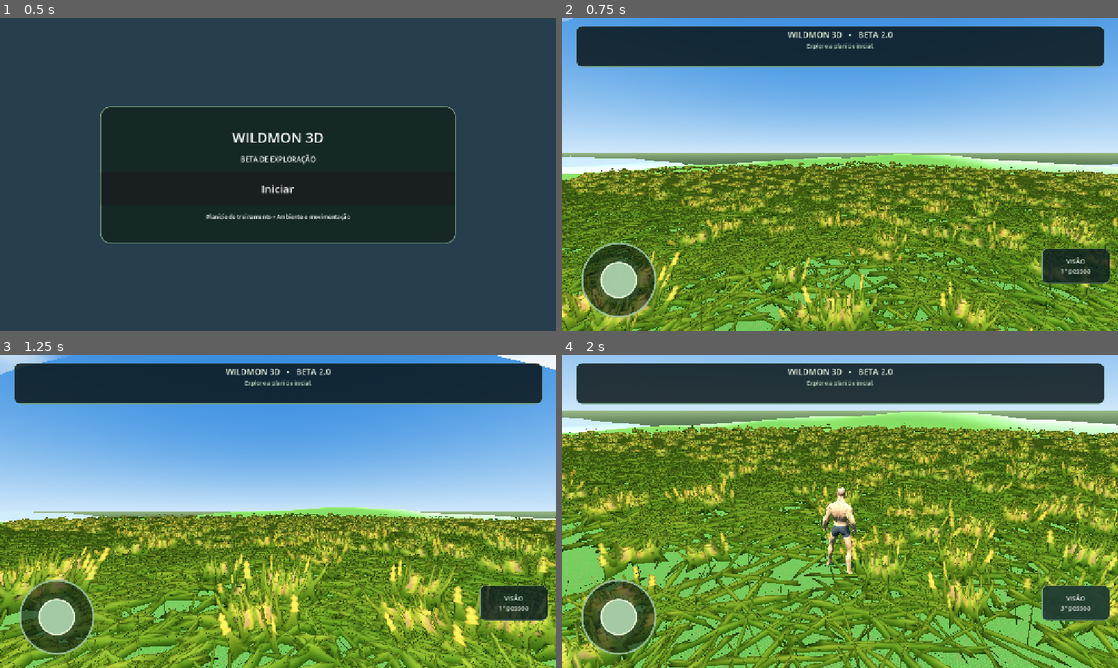
Above: before the commit, frames 1-4 (two rows, left to right).
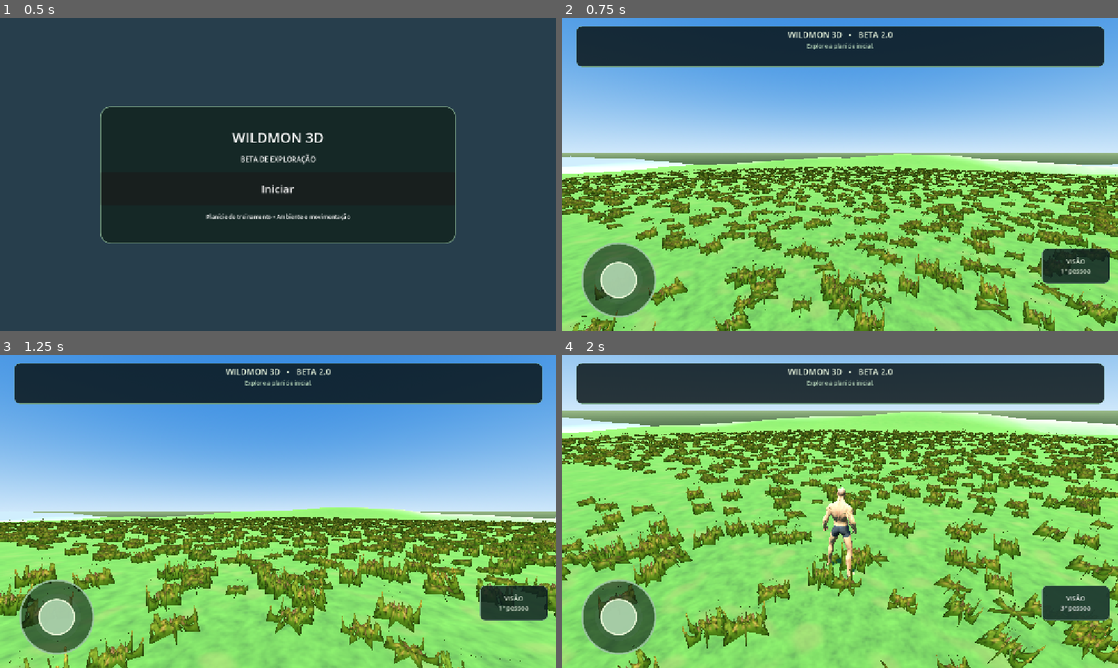
Above: after the commit, the same moments.

Repository: ealvim07-gif/wildmon-3d
Game: Godot game, scene res://scenes/main.tscn
Two runs of this game, one before a commit and one after it. Both use one fixed random seed, a clock stepped at 60 frames per second and the inputs below.
Inputs:
- Up to frame 1 (0.5 s): no input
- Up to frame 2 (0.75 s): click "Iniciar" at 0.5 s
- Up to frame 3 (1.25 s): no input
- Up to frame 4 (2 s): click "VISÃO 1ª pessoa" at 1.25 s

Frame 1 is identical in both runs. In frame 2, 43% of the frame differs, in the area x 0-100%, y 0-100%; in frame 3, 41%; in frame 4, 63%, in the area x 0-100%, y 21-100%.

Commit message:
Add files via upload

Diff:
--- a/scripts/world_terrain.gd
+++ b/scripts/world_terrain.gd
@@ -1,5 +1,5 @@
 extends Node3D
-# Terreno estilizado com tapete de grama baixa/rasteira 3D, capim florido, lago e neblina para Android.
+# Terreno estilizado com relva 3D fina, lago turquesa visivel e neblina suave para Android.
 const DEBUG_TERRAIN_UNSHADED := false
 const CHUNK_SIZE := 32.0
 const CHUNKS := 8
@@ -9,51 +9,38 @@
 const LAKE_CENTER := Vector2(112.0, 0.0)
 const LAKE_RADIUS := 19.0
 const TEXTURE_SIZE := 256
-const TEXTURE_REPEAT_M := 1.4
-
-# --- Camada 1: Capim alto e florido (destaque visual) ---
-const TALL_GRASS_COUNT := 3400
-const TALL_GRASS_RADIUS := 52.0
-
-# --- Camada 2: Grama baixa e rasteira (cobre 100% do chao e elimina a "chapa verde") ---
-const LOW_GRASS_COUNT := 11500
-const LOW_GRASS_RADIUS := 42.0
+const TEXTURE_REPEAT_M := 6.0
+
+# --- Configuracao da Grama 3D (folhas finas e delicadas) ---
+const GRASS_COUNT := 7500
+const GRASS_RADIUS := 48.0
 const GRASS_UPDATE_STEP := 5.0
 
 # --- Neblina Atmosferica ---
 const HORIZON_FOG_COLOR := Color(0.69, 0.86, 0.98)
-const FOG_START_M := 56.0
-const FOG_END_M := 116.0
-
-# --- Paleta natural de relva rasteira (sem chapa lisa) ---
-const SOIL_DARK := Color(0.18, 0.24, 0.11)
-const MOSS_BASE := Color(0.24, 0.36, 0.14)
-const GRASS_OLIVE := Color(0.34, 0.48, 0.18)
-const GRASS_FRESH := Color(0.45, 0.60, 0.22)
-const DRY_EARTH := Color(0.42, 0.37, 0.21)
-const TINT_LOW := Color(0.84, 0.90, 0.74)
-const TINT_HIGH := Color(1.00, 0.96, 0.82)
-const GROUND_TINT := Color(0.92, 0.95, 0.86)
+const FOG_START_M := 58.0
+const FOG_END_M := 118.0
+
+# --- Paleta natural do solo (suave e sem grade) ---
+const SOIL_DARK := Color(0.24, 0.34, 0.16)
+const MOSS_BASE := Color(0.31, 0.44, 0.19)
+const GRASS_OLIVE := Color(0.39, 0.54, 0.23)
+const DRY_EARTH := Color(0.50, 0.45, 0.27)
+const TINT_LOW := Color(0.86, 0.92, 0.78)
+const TINT_HIGH := Color(0.98, 0.96, 0.84)
+const GROUND_TINT := Color(0.92, 0.94, 0.88)
 
 var height_noise := FastNoiseLite.new()
 var lake_noise := FastNoiseLite.new()
 var tint_noise := FastNoiseLite.new()
 var ground_albedo_tex: Texture2D
-var ground_normal_tex: Texture2D
-
-var _tall_mm: MultiMesh
-var _low_mm: MultiMesh
+
+var _grass_mm: MultiMesh
 var _last_grass_center := Vector2(99999.0, 99999.0)
-
-var _tall_offsets: PackedVector3Array
-var _tall_scales: PackedVector2Array
-var _tall_rotations: PackedFloat32Array
-var _tall_colors: PackedColorArray
-
-var _low_offsets: PackedVector3Array
-var _low_scales: PackedVector2Array
-var _low_rotations: PackedFloat32Array
-var _low_colors: PackedColorArray
+var _grass_offsets: PackedVector3Array
+var _grass_scales: PackedVector2Array
+var _grass_rotations: PackedFloat32Array
+var _grass_colors: PackedColorArray
 
 func _make_marker_rock(position_x: float, position_z: float, size: Vector3) -> void:
 	var rock := MeshInstance3D.new()
@@ -86,9 +73,9 @@
 	tint_noise.noise_type = FastNoiseLite.TYPE_SIMPLEX
 	tint_noise.fractal_octaves = 2
 
-	_build_ground_textures()
+	_build_ground_texture()
 	_build_chunks()
-	_init_dynamic_grass_layers()
+	_init_dynamic_grass()
 	_update_grass_around(Vector2.ZERO)
 	_build_lake()
 	_build_clouds()
@@ -137,116 +124,42 @@
 	img.convert(Image.FORMAT_L8)
 	return img.get_data()
 
-func _build_ground_textures() -> void:
-	# Gera textura densa de relva rasteira + Normal Map para dar relevo real entre os talos
+func _build_ground_texture() -> void:
+	# Textura organica suave sem padrao quadriculado
 	var size := TEXTURE_SIZE
 	var total := size * size
-	var broad := _seamless_layer(418, 0.025, 2)
-	var fine := _seamless_layer(991, 0.35, 3)
+	var broad := _seamless_layer(418, 0.018, 2)
+	var mid := _seamless_layer(733, 0.055, 3)
+	var fine := _seamless_layer(991, 0.18, 2)
 
 	var albedo_bytes := PackedByteArray()
 	albedo_bytes.resize(total * 4)
-	var heights := PackedFloat32Array()
-	heights.resize(total)
-
-	var inv := TAU / float(size)
-	for y in range(size):
-		var fy := float(y) * inv
-		for x in range(size):
-			var fx := float(x) * inv
-			var i := y * size + x
-			var b := float(broad[i]) / 255.0 if broad.size() == total else 0.5
-			var f := float(fine[i]) / 255.0 if fine.size() == total else 0.5
-
-			# Micro-laminas de grama rasteira em alta frequencia
-			var micro_a := sin(fx * 34.0 + fy * 11.0 + f * 4.5) * 0.5 + 0.5
-			var micro_b := cos(fx * 15.0 - fy * 31.0 - f * 3.8) * 0.5 + 0.5
-			var h_val := clampf(micro_a * 0.45 + micro_b * 0.35 + f * 0.20, 0.0, 1.0)
-			heights[i] = h_val
-
-			var col: Color
-			if h_val < 0.32:
-				col = SOIL_DARK.lerp(MOSS_BASE, h_val / 0.32)
-			elif h_val < 0.72:
-				col = MOSS_BASE.lerp(GRASS_OLIVE, (h_val - 0.32) / 0.40)
-			else:
-				col = GRASS_OLIVE.lerp(GRASS_FRESH, (h_val - 0.72) / 0.28)
-			col = col.lerp(DRY_EARTH, smoothstep(0.65, 0.92, b) * 0.42)
-
-			var j := i * 4
-			albedo_bytes[j] = int(col.r * 255.0)
-			albedo_bytes[j + 1] = int(col.g * 255.0)
-			albedo_bytes[j + 2] = int(col.b * 255.0)
-			albedo_bytes[j + 3] = 255
+
+	for i in range(total):
+		var b := float(broad[i]) / 255.0 if broad.size() == total else 0.5
+		var m := float(mid[i]) / 255.0 if mid.size() == total else 0.5
+		var f := float(fine[i]) / 255.0 if fine.size() == total else 0.5
+		var h_val := clampf(m * 0.58 + f * 0.27 + b * 0.15, 0.0, 1.0)
+
+		var col: Color
+		if h_val < 0.35:
+			col = SOIL_DARK.lerp(MOSS_BASE, h_val / 0.35)
+		else:
+			col = MOSS_BASE.lerp(GRASS_OLIVE, (h_val - 0.35) / 0.65)
+		col = col.lerp(DRY_EARTH, smoothstep(0.62, 0.90, b) * 0.45)
+
+		var j := i * 4
+		albedo_bytes[j] = int(col.r * 255.0)
+		albedo_bytes[j + 1] = int(col.g * 255.0)
+		albedo_bytes[j + 2] = int(col.b * 255.0)
+		albedo_bytes[j + 3] = 255
 
 	var albedo_img := Image.create_from_data(size, size, false, Image.FORMAT_RGBA8, albedo_bytes)
 	albedo_img.generate_mipmaps()
 	ground_albedo_tex = ImageTexture.create_from_image(albedo_img)
 
-	# Normal map a partir da altura das micro-folhas
-	var norm_bytes := PackedByteArray()
-	norm_bytes.resize(total * 4)
-	for y in range(size):
-		var ym := (y - 1 + size) % size
-		var yp := (y + 1) % size
-		for x in range(size):
-			var xm := (x - 1 + size) % size
-			var xp := (x + 1) % size
-			var dx := (heights[y * size + xp] - heights[y * size + xm]) * 2.4
-			var dy := (heights[yp * size + x] - heights[ym * size + x]) * 2.4
-			var n := Vector3(-dx, -dy, 1.0).normalized()
-			var j := (y * size + x) * 4
-			norm_bytes[j] = int((n.x * 0.5 + 0.5) * 255.0)
-			norm_bytes[j + 1] = int((n.y * 0.5 + 0.5) * 255.0)
-			norm_bytes[j + 2] = int((n.z * 0.5 + 0.5) * 255.0)
-			norm_bytes[j + 3] = 255
-
-	var norm_img := Image.create_from_data(size, size, false, Image.FORMAT_RGBA8, norm_bytes)
-	norm_img.generate_mipmaps()
-	ground_normal_tex = ImageTexture.create_from_image(norm_img)
-
-func _make_low_grass_texture() -> ImageTexture:
-	# Tufo baixo, largo e cheio de folhinhas abertas para cobrir o solo como tapete natural
-	var w := 128
-	var h := 96
-	var img := Image.create(w, h, false, Image.FORMAT_RGBA8)
-	img.fill(Color(0, 0, 0, 0))
-
-	var rng := RandomNumberGenerator.new()
-	rng.seed = 445566
-
-	for b in range(42):
-		var base_x := rng.randf_range(12.0, float(w - 12))
-		var spread := rng.randf_range(-34.0, 34.0)
-		var tip_x := clampf(base_x + spread, 4.0, float(w - 4))
-		var blade_h := rng.randf_range(34.0, 82.0)
-		var base_w := rng.randf_range(4.5, 8.0)
-
-		var col_base := Color(0.24, 0.38, 0.14).lerp(Color(0.32, 0.48, 0.18), rng.randf())
-		var col_tip := Color(0.46, 0.64, 0.24).lerp(Color(0.62, 0.76, 0.30), rng.randf())
-
-		var steps := int(blade_h)
-		for s in range(steps):
-			var t := float(s) / maxf(1.0, blade_h)
-			var y := h - 1 - s
-			if y < 0:
-				break
-			# Folhas rasteiras arqueadas para fora
-			var arch := pow(t, 1.35)
-			var cx := lerpf(base_x, tip_x, arch)
-			var half_w := maxf(1.1, base_w * (1.0 - t * 0.82))
-			var c := col_base.lerp(col_tip, t)
-
-			var x0 := clampi(int(cx - half_w), 0, w - 1)
-			var x1 := clampi(int(cx + half_w), 0, w - 1)
-			for px in range(x0, x1 + 1):
-				img.set_pixel(px, y, Color(c.r, c.g, c.b, 1.0))
-
-	img.generate_mipmaps()
-	return ImageTexture.create_from_image(img)
-
-func _make_tall_grass_texture() -> ImageTexture:
-	# Capim alto com espigas floridas amarelas e rosadas
+func _make_fine_grass_texture() -> ImageTexture:
+	# Folhas finas, delicadas e verticais (sem faixas grossas deitadas)
 	var w := 128
 	var h := 128
 	var img := Image.create(w, h, false, Image.FORMAT_RGBA8)
@@ -255,17 +168,17 @@
 	var rng := RandomNumberGenerator.new()
 	rng.seed = 90210
 
-	for b in range(24):
+	for b in range(34):
 		var base_x := rng.randf_range(16.0, float(w - 16))
-		var tip_x := base_x + rng.randf_range(-24.0, 24.0)
-		var blade_h := rng.randf_range(56.0, 118.0)
-		var base_w := rng.randf_range(4.0, 6.8)
-		var has_flower := rng.randf() < 0.38
+		var tip_x := base_x + rng.randf_range(-14.0, 14.0)
+		var blade_h := rng.randf_range(44.0, 112.0)
+		var base_w := rng.randf_range(1.6, 3.0)
+		var has_flower := rng.randf() < 0.24
 		var is_pink_flower := rng.randf() < 0.45
 
-		var col_base := Color(0.28, 0.42, 0.18).lerp(Color(0.36, 0.52, 0.22), rng.randf())
-		var col_tip := Color(0.56, 0.72, 0.28).lerp(Color(0.76, 0.84, 0.36), rng.randf())
-		var flower_col := Color(0.92, 0.66, 0.64) if is_pink_flower else Color(0.98, 0.91, 0.44)
+		var col_base := Color(0.28, 0.44, 0.17).lerp(Color(0.36, 0.54, 0.21), rng.randf())
+		var col_tip := Color(0.54, 0.72, 0.28).lerp(Color(0.72, 0.82, 0.35), rng.randf())
+		var flower_col := Color(0.92, 0.66, 0.64) if is_pink_flower else Color(0.98, 0.90, 0.42)
 
 		var steps := int(blade_h)
 		for s in range(steps):
@@ -275,12 +188,12 @@
 				break
 			var curve := sin(t * PI * 0.5)
 			var cx := lerpf(base_x, tip_x, curve * curve)
-			var half_w := maxf(1.0, base_w * (1.0 - t * 0.84))
+			var half_w := maxf(0.5, base_w * (1.0 - t * 0.88))
 			var c := col_base.lerp(col_tip, t)
-			if has_flower and t > 0.58:
-				var bud := sin(t * 44.0) * 0.5 + 0.5
-				half_w += bud * 2.4
-				c = c.lerp(flower_col, 0.78 + bud * 0.22)
+			if has_flower and t > 0.66:
+				var bud := sin(t * 46.0) * 0.5 + 0.5
+				half_w += bud * 1.1
+				c = c.lerp(flower_col, 0.75 + bud * 0.25)
 
 			var x0 := clampi(int(cx - half_w), 0, w - 1)
 			var x1 := clampi(int(cx + half_w), 0, w - 1)
@@ -310,7 +223,8 @@
 		st.set_uv(Vector2(0.0, 0.0)); st.set_normal(Vector3.UP); st.add_vertex(p2)
 	return st.commit()
 
-func _make_grass_shader_material(tex: Texture2D, fade_start: float, fade_end: float, wind_amp: float) -> ShaderMaterial:
+func _init_dynamic_grass() -> void:
+	var tuft_mesh := _build_star_tuft_mesh(0.42, 1.0)
 	var mat := ShaderMaterial.new()
 	var shader := Shader.new()
 	shader.code = """
@@ -318,14 +232,11 @@
 render_mode cull_disabled, depth_draw_opaque, unshaded;
 
 uniform sampler2D grass_tex : source_color, filter_linear_mipmap;
-uniform float u_fade_start = 36.0;
-uniform float u_fade_end = 52.0;
-uniform float u_wind_amp = 0.14;
 
 void vertex() {
 	float sway_mask = 1.0 - UV.y;
 	vec3 world_pos = (MODEL_MATRIX * vec4(VERTEX, 1.0)).xyz;
-	float gust = sin(TIME * 1.9 + world_pos.x * 0.34 + world_pos.z * 0.28) * u_wind_amp;
+	float gust = sin(TIME * 1.9 + world_pos.x * 0.34 + world_pos.z * 0.28) * 0.12;
 	VERTEX.x += gust * sway_mask;
 	VERTEX.z += gust * 0.65 * sway_mask;
 }
@@ -336,133 +247,71 @@
 		discard;
 	}
 	float cam_dist = length(VERTEX);
-	float dist_fade = 1.0 - smoothstep(u_fade_start, u_fade_end, cam_dist);
+	float dist_fade = 1.0 - smoothstep(32.0, 47.0, cam_dist);
 	if (dist_fade < 0.05) {
 		discard;
 	}
 	float height_grad = clamp(1.0 - UV.y, 0.0, 1.0);
-	vec3 root_shade = vec3(0.56, 0.64, 0.42);
-	vec3 sun_lit = vec3(1.06, 1.05, 0.94);
+	vec3 root_shade = vec3(0.62, 0.70, 0.46);
+	vec3 sun_lit = vec3(1.04, 1.03, 0.94);
 	vec3 light_tint = mix(root_shade, sun_lit, smoothstep(0.0, 0.72, height_grad));
 	ALBEDO = tex.rgb * COLOR.rgb * light_tint;
 }
 """
 	mat.shader = shader
-	mat.set_shader_parameter("grass_tex", tex)
-	mat.set_shader_parameter("u_fade_start", fade_start)
-	mat.set_shader_parameter("u_fade_end", fade_end)
-	mat.set_shader_parameter("u_wind_amp", wind_amp)
-	return mat
-
-func _init_dynamic_grass_layers() -> void:
-	# 1. Camada Rasteira Densa (cobre toda a superficie do solo)
-	var low_mesh := _build_star_tuft_mesh(0.95, 1.0)
-	low_mesh.surface_set_material(0, _make_grass_shader_material(_make_low_grass_texture(), 26.0, LOW_GRASS_RADIUS, 0.05))
-
-	_low_mm = MultiMesh.new()
-	_low_mm.transform_format = MultiMesh.TRANSFORM_3D
-	_low_mm.use_colors = true
-	_low_mm.mesh = low_mesh
-	_low_mm.instance_count = LOW_GRASS_COUNT
-
-	_low_offsets.resize(LOW_GRASS_COUNT)
-	_low_scales.resize(LOW_GRASS_COUNT)
-	_low_rotations.resize(LOW_GRASS_COUNT)
-	_low_colors.resize(LOW_GRASS_COUNT)
+	mat.set_shader_parameter("grass_tex", _make_fine_grass_texture())
+	tuft_mesh.surface_set_material(0, mat)
+
+	_grass_mm = MultiMesh.new()
+	_grass_mm.transform_format = MultiMesh.TRANSFORM_3D
+	_grass_mm.use_colors = true
+	_grass_mm.mesh = tuft_mesh
+	_grass_mm.instance_count = GRASS_COUNT
+
+	_grass_offsets.resize(GRASS_COUNT)
+	_grass_scales.resize(GRASS_COUNT)
+	_grass_rotations.resize(GRASS_COUNT)
+	_grass_colors.resize(GRASS_COUNT)
 
 	var rng := RandomNumberGenerator.new()
-	rng.seed = 112233
-	for i in range(LOW_GRASS_COUNT):
-		var r := sqrt(rng.randf()) * LOW_GRASS_RADIUS
+	rng.seed = 774411
+	for i in range(GRASS_COUNT):
+		var r := sqrt(rng.randf()) * GRASS_RADIUS
 		var theta := rng.randf() * TAU
-		_low_offsets[i] = Vector3(cos(theta) * r, 0.0, sin(theta) * r)
-		# Bem baixinha (16 a 28 cm) e larga para fechar o tapete no chao
-		_low_scales[i] = Vector2(rng.randf_range(1.15, 1.75), rng.randf_range(0.16, 0.28))
-		_low_rotations[i] = rng.randf() * TAU
-		_low_colors[i] = Color(0.84, 0.94, 0.74).lerp(Color(1.04, 1.00, 0.80), rng.randf())
-
-	var low_node := MultiMeshInstance3D.new()
-	low_node.name = "LowCarpetGrassField"
-	low_node.multimesh = _low_mm
-	low_node.cast_shadow = GeometryInstance3D.SHADOW_CASTING_SETTING_OFF
-	add_child(low_node)
-
-	# 2. Camada Alta Florida (moitas de destaque)
-	var tall_mesh := _build_star_tuft_mesh(0.65, 1.0)
-	tall_mesh.surface_set_material(0, _make_grass_shader_material(_make_tall_grass_texture(), 36.0, TALL_GRASS_RADIUS, 0.16))
-
-	_tall_mm = MultiMesh.new()
-	_tall_mm.transform_format = MultiMesh.TRANSFORM_3D
-	_tall_mm.use_colors = true
-	_tall_mm.mesh = tall_mesh
-	_tall_mm.instance_count = TALL_GRASS_COUNT
-
-	_tall_offsets.resize(TALL_GRASS_COUNT)
-	_tall_scales.resize(TALL_GRASS_COUNT)
-	_tall_rotations.resize(TALL_GRASS_COUNT)
-	_tall_colors.resize(TALL_GRASS_COUNT)
-
-	rng.seed = 774411
-	for i in range(TALL_GRASS_COUNT):
-		var r := sqrt(rng.randf()) * TALL_GRASS_RADIUS
-		var theta := rng.randf() * TAU
-		_tall_offsets[i] = Vector3(cos(theta) * r, 0.0, sin(theta) * r)
-		_tall_scales[i] = Vector2(rng.randf_range(0.95, 1.45), rng.randf_range(0.52, 0.98))
-		_tall_rotations[i] = rng.randf() * TAU
-		_tall_colors[i] = Color(0.86, 0.96, 0.76).lerp(Color(1.08, 1.02, 0.78), rng.randf())
-
-	var tall_node := MultiMeshInstance3D.new()
-	tall_node.name = "TallFloweringGrassField"
-	tall_node.multimesh = _tall_mm
-	tall_node.cast_shadow = GeometryInstance3D.SHADOW_CASTING_SETTING_OFF
-	add_child(tall_node)
+		_grass_offsets[i] = Vector3(cos(theta) * r, 0.0, sin(theta) * r)
+		# Altura variada (relva baixa de 26 cm ate capim medio de 64 cm), sem largura exagerada
+		_grass_scales[i] = Vector2(rng.randf_range(0.75, 1.15), rng.randf_range(0.26, 0.64))
+		_grass_rotations[i] = rng.randf() * TAU
+		_grass_colors[i] = Color(0.86, 0.95, 0.76).lerp(Color(1.05, 1.00, 0.80), rng.randf())
+
+	var grass_node := MultiMeshInstance3D.new()
+	grass_node.name = "StylizedGrassField"
+	grass_node.multimesh = _grass_mm
+	grass_node.cast_shadow = GeometryInstance3D.SHADOW_CASTING_SETTING_OFF
+	add_child(grass_node)
 
 func _update_grass_around(center: Vector2) -> void:
 	_last_grass_center = center
-
-	# Atualiza grama baixa/rasteira
-	var low_span := LOW_GRASS_RADIUS * 2.0
-	var low_idx := 0
-	for i in range(LOW_GRASS_COUNT):
-		var wx := center.x + fposmod((_low_offsets[i].x - center.x) + LOW_GRASS_RADIUS, low_span) - LOW_GRASS_RADIUS
-		var wz := center.y + fposmod((_low_offsets[i].z - center.y) + LOW_GRASS_RADIUS, low_span) - LOW_GRASS_RADIUS
+	var span := GRASS_RADIUS * 2.0
+	var idx := 0
+	for i in range(GRASS_COUNT):
+		var wx := center.x + fposmod((_grass_offsets[i].x - center.x) + GRASS_RADIUS, span) - GRASS_RADIUS
+		var wz := center.y + fposmod((_grass_offsets[i].z - center.y) + GRASS_RADIUS, span) - GRASS_RADIUS
 		var p := Vector2(wx, wz)
-		if p.distance_to(center) > LOW_GRASS_RADIUS:
+		if p.distance_to(center) > GRASS_RADIUS:
 			continue
-		if p.distance_to(LAKE_CENTER) < LAKE_RADIUS + 1.8:
+		if p.distance_to(LAKE_CENTER) < LAKE_RADIUS + 2.0:
 			continue
 		var y := height_at(wx, wz)
-		if y < WATER_LEVEL + 0.12:
+		if y < WATER_LEVEL + 0.14:
 			continue
-		var sc := _low_scales[i]
-		var t := Transform3D().scaled(Vector3(sc.x, sc.y, sc.x)).rotated(Vector3.UP, _low_rotations[i])
-		t.origin = Vector3(wx, y - 0.02, wz)
-		_low_mm.set_instance_transform(low_idx, t)
-		_low_mm.set_instance_color(low_idx, _low_colors[i])
-		low_idx += 1
-	_low_mm.visible_instance_count = low_idx
-
-	# Atualiza capim alto florido
-	var tall_span := TALL_GRASS_RADIUS * 2.0
-	var tall_idx := 0
-	for i in range(TALL_GRASS_COUNT):
-		var wx := center.x + fposmod((_tall_offsets[i].x - center.x) + TALL_GRASS_RADIUS, tall_span) - TALL_GRASS_RADIUS
-		var wz := center.y + fposmod((_tall_offsets[i].z - center.y) + TALL_GRASS_RADIUS, tall_span) - TALL_GRASS_RADIUS
-		var p := Vector2(wx, wz)
-		if p.distance_to(center) > TALL_GRASS_RADIUS:
-			continue
-		if p.distance_to(LAKE_CENTER) < LAKE_RADIUS + 2.4:
-			continue
-		var y := height_at(wx, wz)
-		if y < WATER_LEVEL + 0.18:
-			continue
-		var sc := _tall_scales[i]
-		var t := Transform3D().scaled(Vector3(sc.x, sc.y, sc.x)).rotated(Vector3.UP, _tall_rotations[i])
-		t.origin = Vector3(wx, y - 0.04, wz)
-		_tall_mm.set_instance_transform(tall_idx, t)
-		_tall_mm.set_instance_color(tall_idx, _tall_colors[i])
-		tall_idx += 1
-	_tall_mm.visible_instance_count = tall_idx
+		var sc := _grass_scales[i]
+		var t := Transform3D().scaled(Vector3(sc.x, sc.y, sc.x)).rotated(Vector3.UP, _grass_rotations[i])
+		t.origin = Vector3(wx, y - 0.03, wz)
+		_grass_mm.set_instance_transform(idx, t)
+		_grass_mm.set_instance_color(idx, _grass_colors[i])
+		idx += 1
+	_grass_mm.visible_instance_count = idx
 
 func _terrain_normal(x: float, z: float) -> Vector3:
 	var e := 0.5
@@ -524,9 +373,6 @@
 	ground.cast_shadow = GeometryInstance3D.SHADOW_CASTING_SETTING_OFF
 	var mat := StandardMaterial3D.new()
 	mat.albedo_texture = ground_albedo_tex
-	mat.normal_enabled = true
-	mat.normal_texture = ground_normal_tex
-	mat.normal_scale = 1.25
 	mat.texture_filter = BaseMaterial3D.TEXTURE_FILTER_LINEAR_WITH_MIPMAPS_ANISOTROPIC
 	mat.vertex_color_use_as_albedo = true
 	mat.uv1_triplanar = true
@@ -549,16 +395,15 @@
 	add_child(body)
 
 func _build_clouds() -> void:
-	# Cupula ampla sem borda de arco visivel no ceu
 	var dome := MeshInstance3D.new()
 	dome.name = "StylizedCloudDome"
 	var sphere := SphereMesh.new()
-	sphere.radius = 380.0
-	sphere.height = 340.0
+	sphere.radius = 420.0
+	sphere.height = 420.0
 	sphere.radial_segments = 40
 	sphere.rings = 20
 	dome.mesh = sphere
-	dome.position = Vector3(0.0, -25.0, 0.0)
+	dome.position = Vector3(0.0, 0.0, 0.0)
 	dome.cast_shadow = GeometryInstance3D.SHADOW_CASTING_SETTING_OFF
 
 	var sm := ShaderMaterial.new()
@@ -615,7 +460,7 @@
 
 	float cloud_alpha = smoothstep(0.46, 0.66, density);
 	float horizon_cloud_fade = smoothstep(0.02, 0.16, pos_h);
-	float zenith_fade = 1.0 - smoothstep(0.55, 0.92, pos_h);
+	float zenith_fade = 1.0 - smoothstep(0.45, 0.85, pos_h);
 
 	vec3 base_shadow = vec3(0.75, 0.85, 0.96);
 	vec3 sunlit_top = vec3(1.00, 0.99, 0.95);
@@ -623,10 +468,10 @@
 	vec3 cloud_col = mix(base_shadow, sunlit_top, shade);
 
 	vec3 horizon_haze = vec3(0.69, 0.86, 0.98);
-	float haze_band = 1.0 - smoothstep(0.0, 0.15, pos_h);
-
-	ALBEDO = mix(cloud_col, horizon_haze, haze_band * 0.88);
-	ALPHA = max(cloud_alpha * horizon_cloud_fade * zenith_fade * 0.92, haze_band * 0.90);
+	float haze_band = 1.0 - smoothstep(0.0, 0.14, pos_h);
+
+	ALBEDO = mix(cloud_col, horizon_haze, haze_band * 0.85);
+	ALPHA = max(cloud_alpha * horizon_cloud_fade * zenith_fade * 0.92, haze_band * 0.88);
 }
 """
 	sm.shader = shader
@@ -720,9 +565,10 @@
 
 	var sm := ShaderMaterial.new()
 	var shader := Shader.new()
+	# Render mode unshaded opaco: 100% visivel no Android Compatibility sem desaparecer
 	shader.code = """
 shader_type spatial;
-render_mode blend_mix, depth_draw_opaque, cull_disabled, diffuse_lambert_wrap;
+render_mode unshaded, cull_disabled;
 
 void fragment() {
 	float shore = COLOR.r;
@@ -732,19 +578,13 @@
 	vec2 uv2 = UV * 6.0 + vec2(-TIME * 0.06, TIME * 0.09);
 	float wave = sin(uv1.x * 6.28) * cos(uv1.y * 6.28) * 0.5 + sin((uv2.x + uv2.y) * 6.28) * 0.5;
 
-	vec3 shallow_col = vec3(0.22, 0.66, 0.68);
-	vec3 deep_col = vec3(0.07, 0.34, 0.52);
+	vec3 shallow_col = vec3(0.24, 0.72, 0.74);
+	vec3 deep_col = vec3(0.08, 0.38, 0.58);
 	vec3 base_col = mix(shallow_col, deep_col, depth_factor);
 	base_col += wave * 0.035;
 
 	float foam_line = smoothstep(0.45, 0.92, shore + wave * 0.12);
-	vec3 final_col = mix(base_col, vec3(0.86, 0.95, 0.96), foam_line * 0.65);
-
-	ALBEDO = final_col;
-	ROUGHNESS = 0.22;
-	METALLIC = 0.05;
-	SPECULAR = 0.65;
-	ALPHA = clamp(mix(0.55, 0.92, depth_factor) + foam_line * 0.25, 0.0, 1.0);
+	ALBEDO = mix(base_col, vec3(0.88, 0.96, 0.98), foam_line * 0.68);
 }
 """
 	sm.shader = shader
